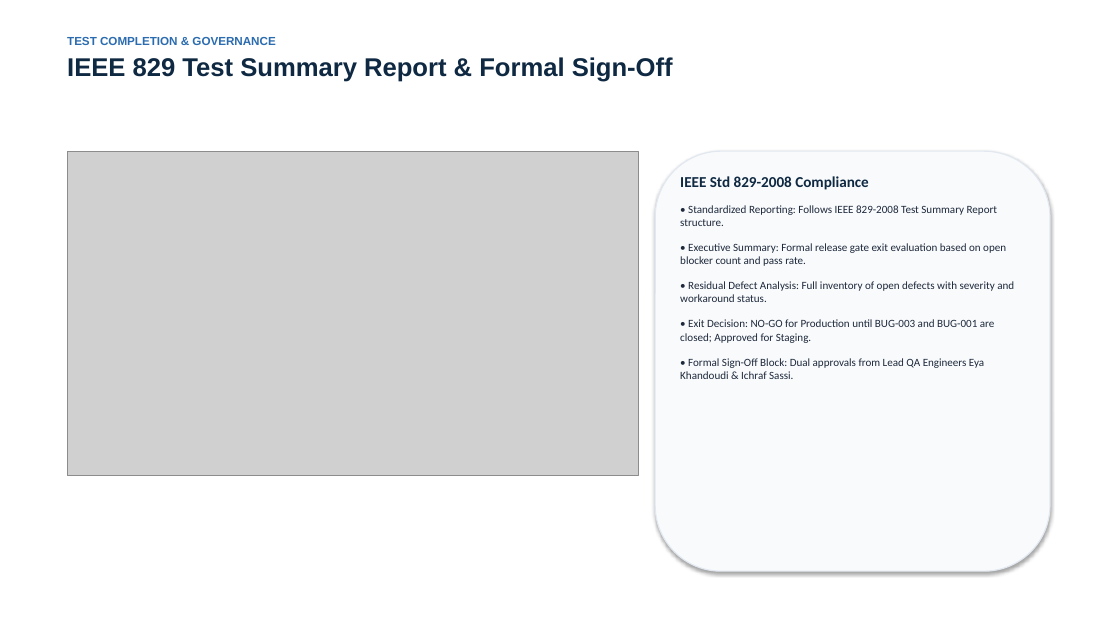
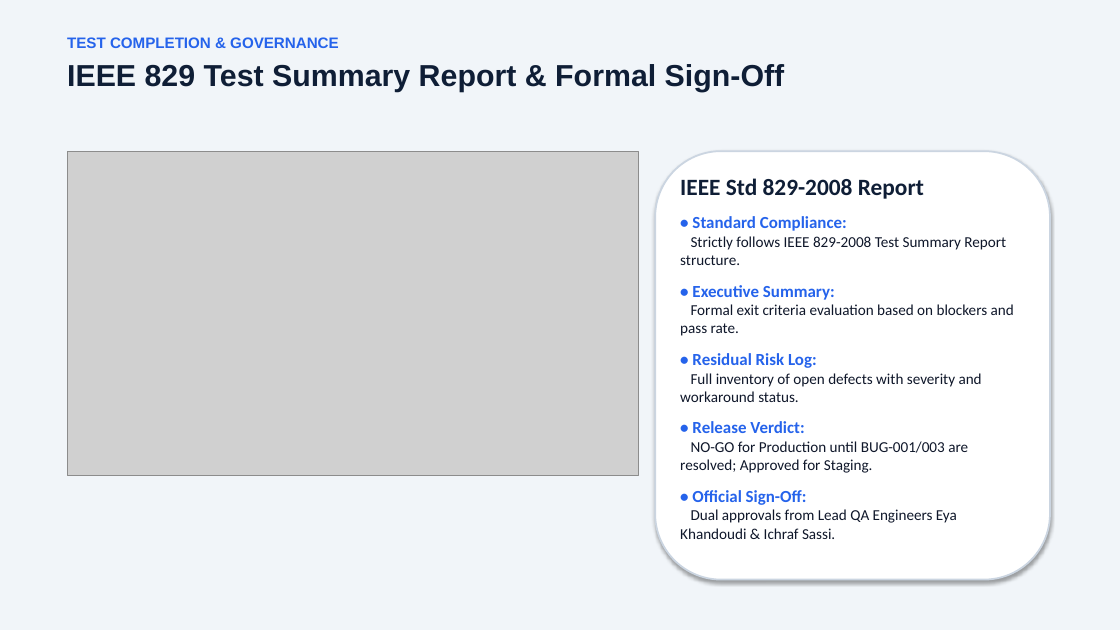
Before and after one commit to eya-khandoudi/TestFlow-ISTQB, a slide deck: slide 12 of docs/TestFlow_ISTQB_Presentation.pptx. Drawn at 1120x630 pixels with LibreOffice and Linux fonts; fonts in the diff are those of the drawing; grey boxes stand for pictures. Boxes give left, top, right and bottom in pixels: in the first picture for what was removed or moved away, otherwise in the second. Text is boxed around its words. In the diff, an @@ line names an element or a change of style, - is before the commit and + after.

Commit message:
Enhance TestFlow presentation with modern 16:9 design and large readable typography

```diff
--- a/docs/TestFlow_ISTQB_Presentation.pptx
+++ b/docs/TestFlow_ISTQB_Presentation.pptx
@@ rectangle added at (x1=0, y1=0, x2=1120, y2=630), fill #F1F5F9 @@
@@ text "TEST COMPLETION & GOVERNANCE" at (x1=67, y1=37, x2=785, y2=92): size 10 to 13 pt, text colour #2B6CB0 to #2563EB in "TEST COMPLETION & GOVERNANCE"; size 22 to 26 pt, text colour #0F2942 to #0F1E36 in "IEEE 829 Test Summary Report & Formal ..."; more space between paragraphs @@
@@ rounded rectangle resized from (x1=655, y1=151, x2=1050, y2=571) to (x1=655, y1=151, x2=1050, y2=580) @@
@@ rounded rectangle at (x1=655, y1=151, x2=1050, y2=580): fill #F8FAFC to #FFFFFF; outline #E2E8F0 1 pt to #CBD5E1 1.5 pt @@
@@ text at (x1=680, y1=178, x2=1014, y2=539): text changed; size 9.5 to 13 pt; text colour #1E293B to #0F172A @@
-IEEE Std 829-2008 Compliance
-• Standardized Reporting: Follows IEEE 829-2008 Test Summary Report structure.
-• Executive Summary: Formal release gate exit evaluation based on open blocker count and pass rate.
-• Residual Defect Analysis: Full inventory of open defects with severity and workaround status.
-• Exit Decision: NO-GO for Production until BUG-003 and BUG-001 are closed; Approved for Staging.
-• Formal Sign-Off Block: Dual approvals from Lead QA Engineers Eya Khandoudi & Ichraf Sassi.
+IEEE Std 829-2008 Report
+• Standard Compliance:
+Strictly follows IEEE 829-2008 Test Summary Report structure.
+• Executive Summary:
+Formal exit criteria evaluation based on blockers and pass rate.
+• Residual Risk Log:
+Full inventory of open defects with severity and workaround status.
+• Release Verdict:
+NO-GO for Production until BUG-001/003 are resolved; Approved for Staging.
+• Official Sign-Off:
+Dual approvals from Lead QA Engineers Eya Khandoudi & Ichraf Sassi.
```
Also in this commit, not shown: 12 other slides changed, 2 other files.
